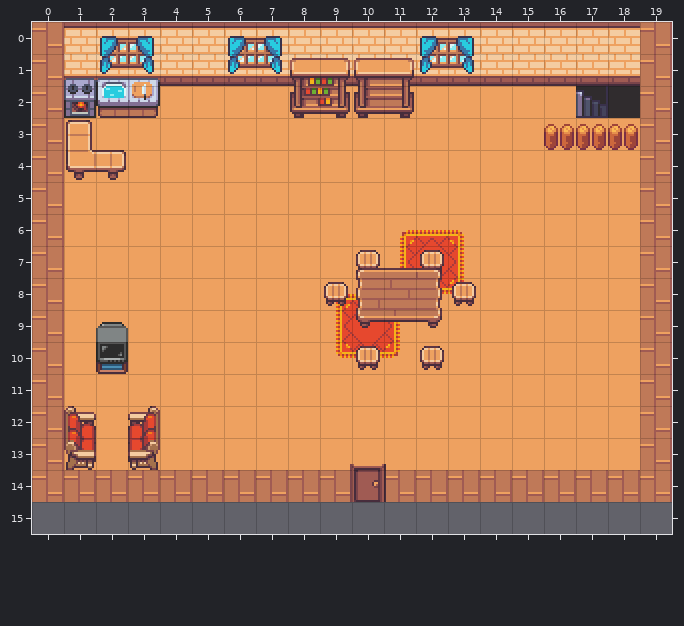
Level history. Tiled map: TerraPolis/deplacement perso/deplacement/deplacement/Content/tall_house.tmx. That is the earlier state.
Cells are 16x16 px. Shown: x 0..19, y 0..15. The old version is drawn lined up with the new one.
Once edited:
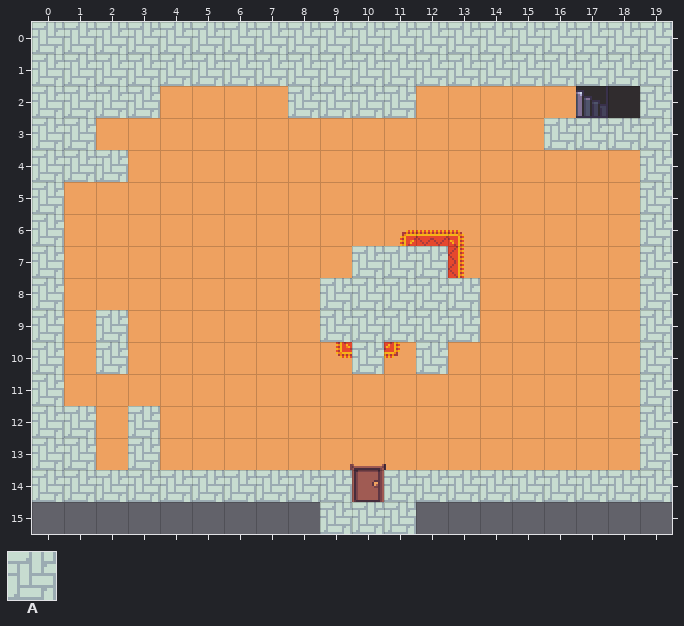
Key: from "tilset": A 1310.
_ is an empty cell, . an unchanged one.
Tiles of an added or newly shown layer are drawn over the layers below it.
Difference:
map size 20x15 -> 20x16 cells
--- layer "contraintes" (now shown)
@@ x 0..19 @@
- 0 ____________________
- 1 ____________________
- 2 ____....____......._
- 3 __..............____
- 4 ___................_
- 5 _.................._
- 6 _.................._
- 7 _.........___......_
- 8 _........_____....._
- 9 _._......_____....._
-10 _._......._._......_
-11 _.................._
-12 __._..............._
-13 __._..............._
-14 __________._________
-15 .........___........
+ 0 AAAAAAAAAAAAAAAAAAAA
+ 1 AAAAAAAAAAAAAAAAAAAA
+ 2 AAAA....AAAA.......A
+ 3 AA..............AAAA
+ 4 AAA................A
+ 5 A..................A
+ 6 A..................A
+ 7 A.........AAA......A
+ 8 A........AAAAA.....A
+ 9 A.A......AAAAA.....A
+10 A.A.......A.A......A
+11 A..................A
+12 AA.A...............A
+13 AA.A...............A
+14 AAAAAAAAAA.AAAAAAAAA
+15 .........AAA........
